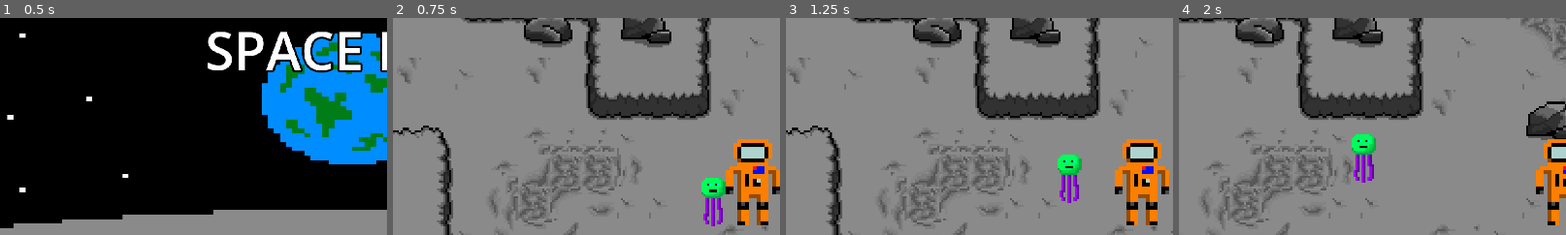
Above: before the commit, frames 1-4 (left to right).
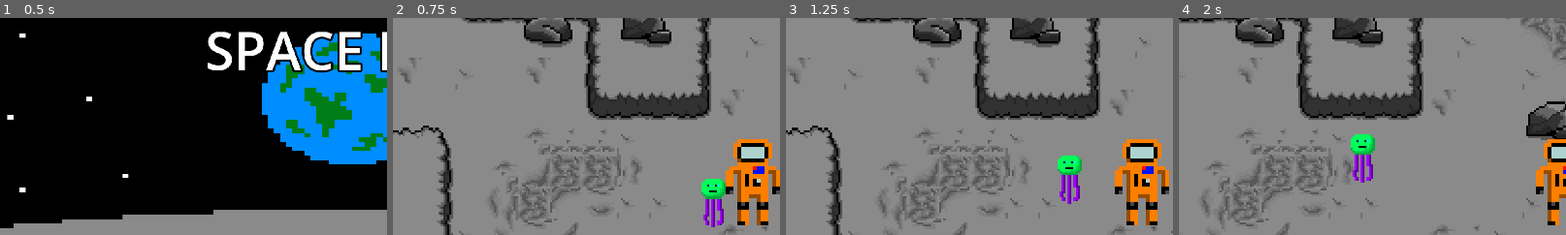
Above: after the commit, the same moments.

Repository: JoelAWinter/Joels-SpaceBoiz-GitHub-Repository
Game: Godot game, scene res://scenes/main menu/main_menu.tscn
Two runs of this game, one before a commit and one after it. Both use one fixed random seed, a clock stepped at 60 frames per second and the inputs below.
Inputs:
- Up to frame 1 (0.5 s): no input
- Up to frame 2 (0.75 s): click "START GAME" at 0.5 s
- Up to frame 3 (1.25 s): no input
- Up to frame 4 (2 s): hold Right (ui_right) from 1.28 s (still down)
The pictures show only the part of the screen within x 5-54%, y 13-63%; the shares and areas given below are measured in that part.

Frame 1 is identical in both runs. In frame 2, 0.2% of the frame differs, in the area x 79-86%, y 73-97%; in frame 3, 0.2%; in frame 4, 0.5%, in the area x 44-51%, y 53-76%.

Commit message:
updated Enemy
Enemy and player do not get stuck together anymore.

Diff:
--- a/7DIT-2D-Godot-SpaceBoiz/Joels-SpaceBoiz-Godot-Game/Enemy1.gd
+++ b/7DIT-2D-Godot-SpaceBoiz/Joels-SpaceBoiz-Godot-Game/Enemy1.gd
@@ -7,7 +7,7 @@
 func _physics_process(delta):
 	if player_chase:
 		velocity = (player.position - position).normalized() * speed
-		move_and_slide()
+		move_and_collide(velocity * delta)
 
 func _on_area_2d_body_entered(body):
 	player = body
